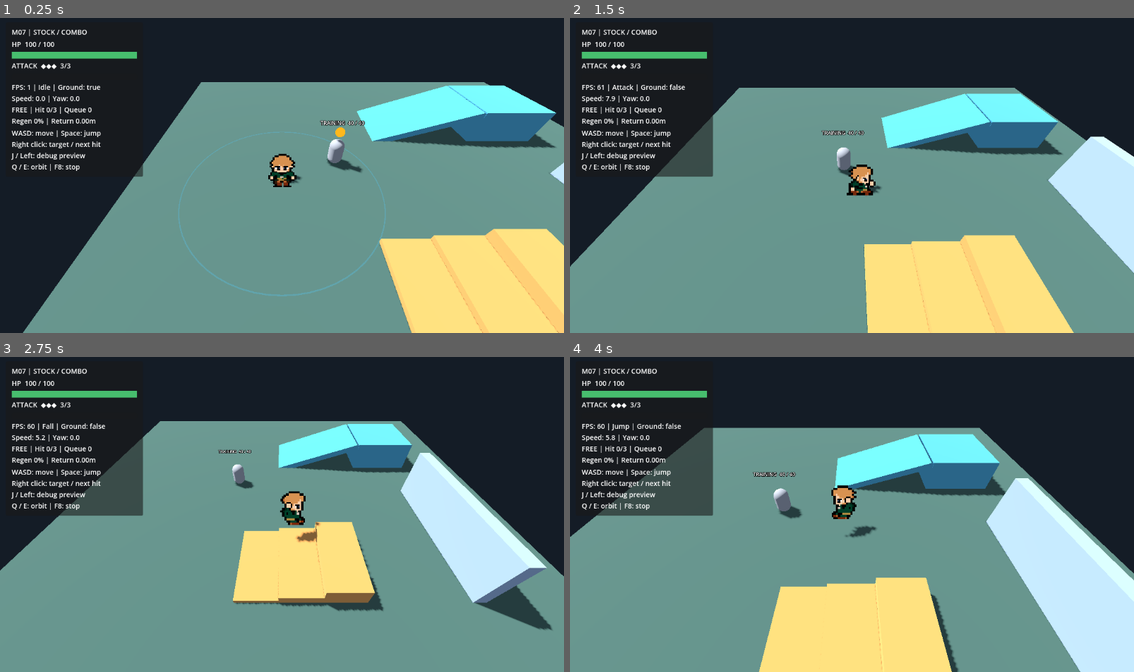
Above: before the commit, frames 1-4 (two rows, left to right).
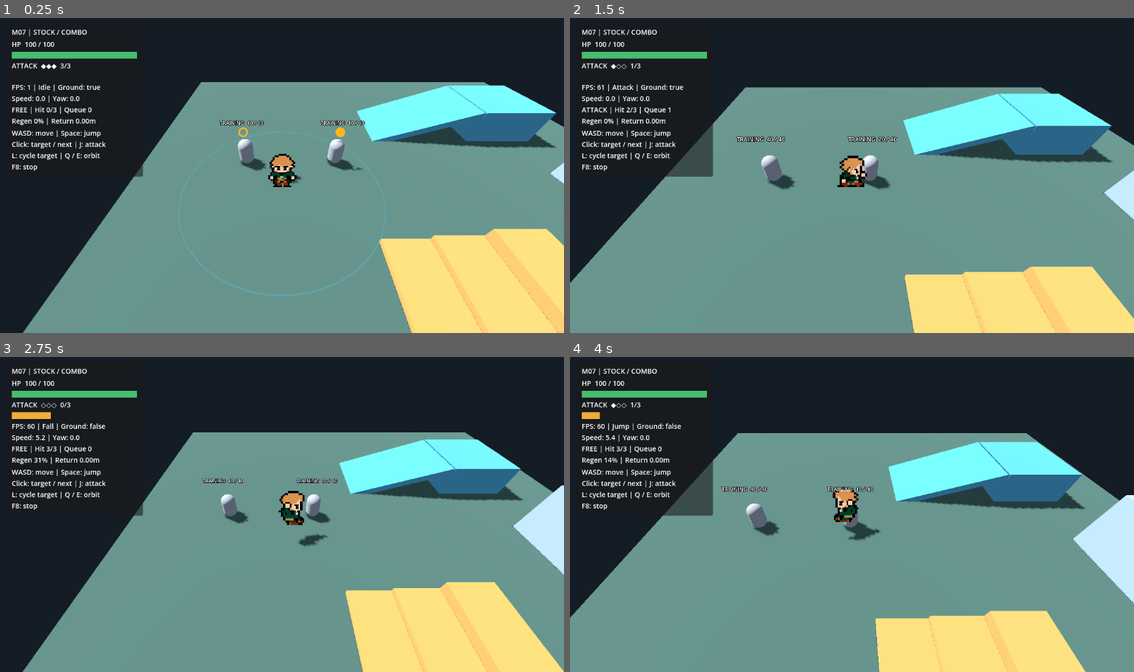
Above: after the commit, the same moments.

Repository: holy572782/forgotten-world
Game: Godot game, scene res://scenes/main.tscn
The game is run twice, just before and just after one commit, with the same random seed, the same clock (stepped at 60 frames per second) and the same inputs.
Inputs (mouse positions are in pixels of both pictures, inside the frame that each line leads up to):
- Up to frame 1 (0.25 s): no input
- Up to frame 2 (1.5 s): tap J (attack) at 0.5 s; move the mouse to (976, 159) at 0.52 s; hold D (move_right) 0.53-1.28 s; hold J (attack) 0.53-1.28 s; click (976, 159) at 0.67 s; tap Space (jump) at 0.77, 1.07 s; tap L (lock_on) at 0.8, 1.35 s; move the mouse to (739, 191) at 1.27 s; hold S (move_down) from 1.28 s (still down); click (739, 191) at 1.42 s
- Up to frame 3 (2.75 s): tap Space (jump) at 1.52, 1.82, 2.3 s; right-click (169, 530) at 1.55 s; tap J (attack) at 2 s; move the mouse to (338, 445) at 2.02 s; release S (move_down) at 2.03 s; hold D (move_right) from 2.03 s (still down); hold Right mouse button (target_attack) from 2.03 s (still down); click (338, 445) at 2.17 s
- Up to frame 4 (4 s): tap J (attack) at 2.75, 3.05, 3.5 s; move the mouse to (823, 577) at 2.77 s; release D (move_right) at 2.78 s; release Right mouse button (target_attack) at 2.78 s; hold W (move_up) 2.78-3.53 s; tap Space (jump) at 2.85, 3.02, 3.32, 3.77 s; click (823, 577) at 2.92 s; move the mouse to (1021, 561) at 3.52 s; hold A (move_left) from 3.53 s (still down); hold J (attack) from 3.53 s (still down); click (1021, 561) at 3.67 s; tap L (lock_on) at 3.8 s

The runs differ from the first frame. In frame 1, 0.9% of the frame differs, in the area x 2-65%, y 32-49%; in frame 2, 18%; in frame 3, 40%, in the area x 0-100%, y 14-100%; in frame 4, 35%.

Commit message:
M07: Improve target selection and combo readability
左クリック・J・パッド攻撃とL対象切り替えを統合。
金色の選択マーク、コンボ中の対象固定、武器設定による攻撃間の構えを追加。
ヘッドレス回帰・実描画30/60fps検査に合格。
仕様・ADR・進捗を更新。M07はユーザー手動検証待ち。

Diff:
--- a/scenes/main.tscn
+++ b/scenes/main.tscn
@@ -22,6 +22,9 @@
 [node name="TrainingEnemy" parent="." unique_id=1499488101 instance=ExtResource("7_enemy")]
 transform = Transform3D(1, 0, 0, 0, 1, 0, 0, 0, 1, -3, 0, -2)
 
+[node name="TrainingEnemySecond" parent="." instance=ExtResource("7_enemy")]
+position = Vector3(-8, 0, -2)
+
 [node name="CameraRig" parent="." unique_id=236761302 node_paths=PackedStringArray("target") instance=ExtResource("4_camera")]
 target = NodePath("../Player")
 
--- a/scenes/ui/hud.tscn
+++ b/scenes/ui/hud.tscn
@@ -76,6 +76,6 @@
 [node name="Controls" type="Label" parent="Root/Panel/Margin/Rows"]
 layout_mode = 2
 text = "WASD: move | Space: jump
-Right click: target / next hit
-J / Left: debug preview
-Q / E: orbit | F8: stop"
+Click: target / next | J: attack
+L: cycle target | Q / E: orbit
+F8: stop"
--- a/scripts/combat/targetable.gd
+++ b/scripts/combat/targetable.gd
@@ -6,9 +6,20 @@
 @export var click_collider_paths: Array[NodePath] = []
 @onready var health: HealthComponent = get_node(health_path)
 @onready var marker: Area3D = $Marker
+var selected := false
+var _filled_mesh: ImmediateMesh
+var _hollow_mesh: ImmediateMesh
 
 func _ready() -> void:
 	add_to_group("combat_targets")
+	_filled_mesh = _make_marker(0.0)
+	_hollow_mesh = _make_marker(0.17)
+	var material := StandardMaterial3D.new()
+	material.shading_mode = BaseMaterial3D.SHADING_MODE_UNSHADED
+	material.albedo_color = Color(1.0, 0.72, 0.12)
+	material.billboard_mode = BaseMaterial3D.BILLBOARD_ENABLED
+	material.cull_mode = BaseMaterial3D.CULL_DISABLED
+	$Marker/Mesh.material_override = material
 	set_available(false)
 	health.hp_changed.connect(_update_label)
 	_update_label(health.current_hp, health.max_hp)
@@ -24,9 +35,22 @@
 			return true
 	return false
 
-func set_available(available: bool) -> void:
+func set_available(available: bool, is_selected: bool = false) -> void:
+	selected = available and is_selected
+	$Marker/Mesh.mesh = _filled_mesh if selected else _hollow_mesh
 	marker.visible = available
 	marker.collision_layer = 8 if available else 0
 
+func _make_marker(inner_radius: float) -> ImmediateMesh:
+	var mesh := ImmediateMesh.new()
+	mesh.surface_begin(Mesh.PRIMITIVE_TRIANGLES)
+	for index in range(32):
+		var a := Vector3(cos(TAU * index / 32.0), sin(TAU * index / 32.0), 0.0)
+		var b := Vector3(cos(TAU * (index + 1) / 32.0), sin(TAU * (index + 1) / 32.0), 0.0)
+		for vertex in [a * 0.25, b * 0.25, a * inner_radius, b * 0.25, b * inner_radius, a * inner_radius]:
+			mesh.surface_add_vertex(vertex)
+	mesh.surface_end()
+	return mesh
+
 func _update_label(current: float, maximum: float) -> void:
 	$HealthLabel.text = "TRAINING  %d / %d" % [ceili(current), ceili(maximum)]
--- a/scripts/combat/weapon_data.gd
+++ b/scripts/combat/weapon_data.gd
@@ -8,6 +8,8 @@
 @export_range(0.5, 20.0) var attack_range: float = 5.0
 @export_range(0.0, 2.0) var combo_input_window: float = 0.5
 @export_range(1, 99) var stock_cost_per_hit: int = 1
-## Reserved for later animation work; M07 uses the existing animation unchanged.
+@export_range(0.1, 2.0) var attack_duration: float = 0.32
+@export_range(0.0, 1.0) var combo_stance_duration: float = 0.12
 @export_range(0.1, 5.0) var attack_speed_multiplier: float = 1.0
+## Reserved: M07 repeats the existing animation for all strikes.
 @export var animation_profile: Resource
--- a/scripts/player/player_sprite.gd
+++ b/scripts/player/player_sprite.gd
@@ -40,19 +40,25 @@
 	material_override.set_shader_parameter("sprite_sheet", texture.atlas)
 
 func _unhandled_input(event: InputEvent) -> void:
-	if is_instance_valid(body.combat) and body.combat.is_busy():
+	# Combat owns attack input. Keep the legacy preview only in isolated fixtures.
+	if is_instance_valid(body.combat):
 		return
 	if OS.is_debug_build() and event.is_action_pressed("attack") and not event.is_echo():
 		request_attack_preview()
 
-func request_attack_preview() -> bool:
+func request_attack_preview(duration: float = 0.0) -> bool:
 	if _attacking:
 		return false
 	_attacking = true
 	_attack_facing = body.facing_world
 	state = &"Attack"
 	var sector := Controller.direction_sector(_attack_facing, body._movement_basis(), 4)
-	play(StringName("attack_" + SIDES[sector]))
+	var attack_animation := StringName("attack_" + SIDES[sector])
+	var original_duration := 0.0
+	for index in range(sprite_frames.get_frame_count(attack_animation)):
+		original_duration += sprite_frames.get_frame_duration(attack_animation, index) / sprite_frames.get_animation_speed(attack_animation)
+	speed_scale = original_duration / duration if duration > 0.0 else 1.0
+	play(attack_animation)
 	set_frame_and_progress(0, 0.0)
 	_sync_shadow()
 	attack_started.emit()
@@ -61,6 +67,7 @@
 func _on_animation_finished() -> void:
 	if _attacking and String(animation).begins_with("attack_"):
 		_attacking = false
+		speed_scale = 1.0
 		attack_completed.emit()
 		_process(0.0)
 
@@ -76,6 +83,12 @@
 		state = combat_pose
 		if combat_pose == &"Attack":
 			return # Hold the final attack pose until the physics state starts Return.
+		if combat_pose == &"Stance":
+			_select_animation(DIRECTIONS[sector])
+			stop()
+			frame = 0
+			_sync_shadow()
+			return
 		_select_animation(StringName("jump_" + SIDES[sector]))
 		stop()
 		frame = 0 if combat_pose == &"Approach" else 1
--- a/scripts/player/target_dash.gd
+++ b/scripts/player/target_dash.gd
@@ -23,6 +23,7 @@
 var return_error := 0.0
 var last_result := ""
 var target: Node3D
+var selected_target: Node3D
 var _target_anchor := Vector3.ZERO
 var _destination := Vector3.ZERO
 var _travel_start := Vector3.ZERO
@@ -32,6 +33,8 @@
 var _hit_done := false
 var _attack_finished := false
 var _pending_click := false
+var _pending_selected_attack := false
+var _pending_cycles := 0
 var _click_position := Vector2.ZERO
 var _ring: MeshInstance3D
 @onready var body: CharacterBody3D = get_parent()
@@ -64,21 +67,34 @@
 	return state != State.Idle
 
 func _unhandled_input(event: InputEvent) -> void:
-	if event is InputEventMouseButton and event.is_action_pressed("target_attack"):
-		if not is_busy():
+	if event.is_echo(): return
+	if event.is_action_pressed("lock_on"):
+		if not is_busy(): _pending_cycles += 1
+		get_viewport().set_input_as_handled()
+	elif event.is_action_pressed("attack") or event.is_action_pressed("target_attack"):
+		if is_busy():
+			request_followup()
+		elif not _pending_click and not _pending_selected_attack and event is InputEventMouseButton:
 			_pending_click = true
 			_click_position = event.position
-		else:
-			request_followup()
+		elif not _pending_click:
+			_pending_selected_attack = true
 		get_viewport().set_input_as_handled()
 
 func physics_step(delta: float) -> void:
 	var was_busy := is_busy()
+	if not is_busy():
+		_refresh_selection()
+		for index in range(_pending_cycles): cycle_target()
+	_pending_cycles = 0
 	if _pending_click:
 		_pending_click = false
 		var selected := pick_target(_click_position)
 		if selected != null:
 			request_attack(selected)
+	elif _pending_selected_attack and not is_busy():
+		request_attack(selected_target)
+	_pending_selected_attack = false
 	if is_busy():
 		_elapsed += delta
 		match state:
@@ -90,16 +106,47 @@
 	_update_markers()
 
 func _update_markers() -> void:
+	if not is_busy(): _refresh_selection()
 	var near_enemy := false
 	for candidate in get_tree().get_nodes_in_group("combat_targets"):
 		if body.global_position.distance_to(candidate.global_position) <= equipped_weapon.attack_range + 2.0:
 			near_enemy = true
-		candidate.set_available(not is_busy() and can_select(candidate))
+		candidate.set_available(not is_busy() and can_select(candidate), candidate == selected_target)
 	_ring.visible = near_enemy and not is_busy() and body.is_on_floor()
 	var mesh: TorusMesh = _ring.mesh
 	if not is_equal_approx(mesh.outer_radius, equipped_weapon.attack_range + 0.025):
 		mesh.inner_radius = equipped_weapon.attack_range - 0.025
 		mesh.outer_radius = equipped_weapon.attack_range + 0.025
+
+func valid_candidates() -> Array[Node3D]:
+	var candidates: Array[Node3D] = []
+	for candidate in get_tree().get_nodes_in_group("combat_targets"):
+		if can_select(candidate): candidates.append(candidate)
+	# Scene paths provide a stable order independent of facing/camera/group iteration.
+	candidates.sort_custom(func(a: Node3D, b: Node3D): return String(a.get_path()) < String(b.get_path()))
+	return candidates
+
+func _refresh_selection() -> void:
+	if is_instance_valid(selected_target) and can_select(selected_target): return
+	selected_target = null
+	var best_dot := -2.0
+	var facing := Vector3(body.facing_world.x, 0.0, body.facing_world.z).normalized()
+	for candidate in valid_candidates():
+		var direction := candidate.global_position - body.global_position
+		direction.y = 0.0
+		var alignment := facing.dot(direction.normalized())
+		if alignment > best_dot:
+			best_dot = alignment
+			selected_target = candidate
+
+func cycle_target() -> void:
+	if is_busy(): return
+	var candidates := valid_candidates()
+	if candidates.is_empty():
+		selected_target = null
+		return
+	var index := candidates.find(selected_target)
+	selected_target = candidates[(index + 1) % candidates.size()]
 
 func pick_target(screen_position: Vector2) -> Node3D:
 	var camera := get_viewport().get_camera_3d()
@@ -143,6 +190,7 @@
 	return_error = 0.0
 	last_result = ""
 	target = candidate
+	selected_target = candidate
 	_target_anchor = candidate.global_position
 	_destination = attack_position(candidate)
 	_face_target()
@@ -179,7 +227,8 @@
 	_attack_finished = false
 	sprite.combat_pose = &"Attack"
 	_set_state(State.Attack)
-	if not sprite.request_attack_preview():
+	var duration := _active_weapon.attack_duration / maxf(0.1, _active_weapon.attack_speed_multiplier)
+	if not sprite.request_attack_preview(duration):
 		_begin_return("Animation unavailable")
 		return
 	stock.spend(_active_weapon.stock_cost_per_hit)
@@ -240,11 +289,17 @@
 func _on_finished() -> void:
 	if state == State.Attack:
 		_attack_finished = true
+		_waiting = true
+		_grace_elapsed = 0.0
+		sprite.combat_pose = &"Stance"
 
 func _attack(delta: float) -> void:
 	body.velocity = Vector3.ZERO
 	if not _target_valid():
 		_begin_return("Target lost or moved")
+		return
+	if not Path.sight(body, target.global_position) or not Path.clear(body, body.global_position, settings, body.global_position):
+		_begin_return("Attack path blocked")
 		return
 	_face_target()
 	if _hit_pending and not _hit_done:
@@ -255,25 +310,25 @@
 	if not _target_valid():
 		_begin_return("Target lost or defeated")
 		return
-	if not _attack_finished and _elapsed >= settings.attack_timeout:
+	var timeout := maxf(settings.attack_timeout, _active_weapon.attack_duration / maxf(0.1, _active_weapon.attack_speed_multiplier) + 0.5)
+	if not _attack_finished and _elapsed >= timeout:
 		_begin_return("Animation timeout")
 	elif _attack_finished:
 		if combo_hits >= _active_weapon.max_combo_hits or not stock.can_spend(_active_weapon.stock_cost_per_hit):
 			_begin_return("Combo finished")
-		elif queued:
-			_start_strike()
-		elif not _waiting:
-			_waiting = true
-			_grace_elapsed = 0.0
 		else:
 			_grace_elapsed += delta
-			if _grace_elapsed >= _active_weapon.combo_input_window: _begin_return("Input window ended")
+			if queued:
+				if _grace_elapsed >= _active_weapon.combo_stance_duration: _start_strike()
+			elif _grace_elapsed >= _active_weapon.combo_input_window:
+				_begin_return("Input window ended")
 
 func _begin_return(reason: String) -> void:
 	queued = false
 	_waiting = false
 	last_result = reason
 	sprite._attacking = false
+	sprite.speed_scale = 1.0
 	_begin_travel(State.Return, return_anchor, settings.return_speed)
 
 func _return(delta: float) -> void:
@@ -295,12 +350,17 @@
 
 func cancel() -> void:
 	_pending_click = false
+	_pending_selected_attack = false
+	_pending_cycles = 0
 	queued = false
 	if not is_busy(): return
 	last_result = "Cancelled"
 	sprite._attacking = false
+	sprite.speed_scale = 1.0
 	_finish()
 
 func _exit_tree() -> void:
 	queued = false
 	_pending_click = false
+	_pending_selected_attack = false
+	_pending_cycles = 0
--- a/scripts/ui/hud.gd
+++ b/scripts/ui/hud.gd
@@ -11,9 +11,8 @@
 var stock: AttackStockComponent
 
 func _ready() -> void:
-	# Every Control ignores mouse input so left-click preview works over the HUD.
+	# The panel consumes mouse combat actions before unhandled combat input.
 	_ignore_mouse($Root)
-	# M06: only right-click is consumed over the panel; retain M05 preview input.
 	panel.mouse_filter = Control.MOUSE_FILTER_PASS
 	panel.gui_input.connect(_panel_input)
 	get_viewport().size_changed.connect(_layout_panel)
@@ -35,7 +34,7 @@
 		_ignore_mouse(child)
 
 func _panel_input(event: InputEvent) -> void:
-	if event is InputEventMouseButton and event.button_index == MOUSE_BUTTON_RIGHT:
+	if event is InputEventMouseButton and (event.is_action("attack") or event.is_action("target_attack")):
 		panel.accept_event()
 
 func _layout_panel() -> void:
--- a/tests/m05_animations.gd
+++ b/tests/m05_animations.gd
@@ -31,25 +31,10 @@
 	await _reset(Vector3(0, 0, 6), 0)
 	await _ticks(10)
 	_check(sprite.state == &"Idle", "Idle after spawn")
-	for mouse in [false, true]:
-		var event: InputEvent
-		if mouse:
-			event = InputEventMouseButton.new()
-			event.button_index = MOUSE_BUTTON_LEFT
-			event.position = Vector2(40, 40) # Also exercise clicks over the HUD.
-		else:
-			event = InputEventKey.new()
-			event.physical_keycode = KEY_J
-		event.pressed = true
-		Input.parse_input_event(event)
-		Input.flush_buffered_events()
-		await process_frame
-		_check(sprite.state == &"Attack", "J / left mouse attack")
+	# M07 owns J/mouse; retain M05 animation checks through the presentation API.
+	for attempt in range(2):
+		_check(sprite.request_attack_preview(), "Preview API starts animation")
 		_check(not sprite.request_attack_preview(), "Reject overlapping attack")
-		event = event.duplicate()
-		event.pressed = false
-		Input.parse_input_event(event)
-		Input.flush_buffered_events()
 		held.move_right = 1.0
 		held.camera_right = 1.0
 		var seen: Array[int] = []
@@ -84,7 +69,7 @@
 	held.clear()
 	_refresh()
 	for failure in failures: push_error(failure)
-	if failures.is_empty(): print("PASS M05 animations: 36 regions, source pixels, foot pivots, J/mouse, complete attack and return, orbit, jump/fall/land")
+	if failures.is_empty(): print("PASS M05 animations: 36 regions, source pixels, foot pivots, preview API, complete attack and return, orbit, jump/fall/land")
 	main.free()
 	quit(0 if failures.is_empty() else 1)
 
--- a/tests/m06_target_dash.gd
+++ b/tests/m06_target_dash.gd
@@ -111,7 +111,7 @@
 	for index in range(120):
 		_check(not combat.request_attack(target), "Busy rejects repeated attack")
 		if combat.state == combat.State.Attack:
-			_check(String(sprite.animation).begins_with("attack_"), "Attack image")
+			_check(String(sprite.animation).begins_with("walk_") if combat._waiting else String(sprite.animation).begins_with("attack_"), "Attack / inter-hit stance image")
 			_check(player.facing_world.dot((target.global_position - player.global_position).normalized()) > 0.99, "Faces target")
 		Input.action_press("move_left")
 		Input.action_press("jump")
--- a/tests/m07_combo.gd
+++ b/tests/m07_combo.gd
@@ -123,7 +123,7 @@
 		await _ticks(1)
 		if combat._waiting: break
 	_check(combat._waiting and combat.request_followup(), "Input after animation accepted")
-	await _ticks(2)
+	await _ticks(10)
 	_check(combat.combo_hits == 2 and stock.current == 1, "Grace starts one next strike")
 	_check(combat.request_followup(), "Cancel pending reservation")
 	target.health.damage(1000)
--- /dev/null
+++ b/tests/m07_controls.gd
@@ -0,0 +1,194 @@
+extends "res://tests/m06_target_dash.gd"
+var second: Node3D
+var start_times: Array[float] = []
+var end_times: Array[float] = []
+var stance_ticks := 0
+
+func _action(action: String, pressed: bool = true) -> void:
+	var event := InputEventAction.new()
+	event.action = action
+	event.pressed = pressed
+	Input.parse_input_event(event)
+	Input.flush_buffered_events()
+
+func _tap(action: String) -> void:
+	_action(action)
+	_action(action, false)
+
+func _ticks(count: int) -> void:
+	for i in range(count):
+		await super._ticks(1)
+		if combat._waiting:
+			stance_ticks += 1
+			_check(sprite.state == &"Stance" and String(sprite.animation).begins_with("walk_"), "Directional walk stance")
+			_check(not sprite.is_playing() and sprite.frame == 0, "Stance is a still frame")
+
+func _run() -> void:
+	root.size = Vector2i(1152,720)
+	Engine.max_fps = 30 if "--fps30" in OS.get_cmdline_user_args() else 60
+	main = load("res://scenes/main.tscn").instantiate()
+	# Use a named fixture so cyclic-order assertions remain independent of demo setup.
+	main.get_node("TrainingEnemySecond").free()
+	root.add_child(main)
+	player = main.get_node("Player")
+	combat = player.get_node("TargetDash")
+	sprite = player.get_node("AnimatedSprite3D")
+	enemy = main.get_node("TrainingEnemy")
+	target = enemy.get_node("Targetable")
+	second = load("res://scenes/enemies/training_enemy.tscn").instantiate()
+	second.name = "SecondCandidate"
+	main.add_child(second)
+	second.global_position = Vector3(-8,0,-2)
+	var other = second.get_node("Targetable")
+	await _ticks(20)
+	var origin := player.global_position
+	combat.selected_target = null
+	player.facing_world = (other.global_position - origin).normalized()
+	await _ticks(2)
+	_check(combat.selected_target == other, "Initial selection closest to facing")
+	_check(other.selected and not target.selected and target.marker.visible, "Filled selected and hollow candidate")
+	_check(other.get_node("Marker/Mesh").mesh == other._filled_mesh and target.get_node("Marker/Mesh").mesh == target._hollow_mesh, "Distinct marker meshes")
+	player.facing_world = (target.global_position - origin).normalized()
+	await _ticks(2)
+	_check(combat.selected_target == other, "Existing selection retained despite changed facing")
+	var ordered = combat.valid_candidates()
+	_tap("lock_on")
+	await _ticks(2)
+	_check(combat.selected_target == target and target.selected and not other.selected, "L changes selected marker")
+	_tap("lock_on")
+	await _ticks(2)
+	_check(combat.selected_target == other and combat.valid_candidates() == ordered, "Stable cyclic order")
+	_tap("lock_on")
+	_tap("lock_on")
+	await _ticks(2)
+	_check(combat.selected_target == other, "Each cycle press retained within one physics tick")
+	if "--capture" in OS.get_cmdline_user_args():
+		await RenderingServer.frame_post_draw
+		root.get_texture().get_image().save_png("res://.godot/m07_controls_markers.png")
+	# Both left and right clicks over UI are consumed.
+	for button in [MOUSE_BUTTON_LEFT,MOUSE_BUTTON_RIGHT]:
+		_click(Vector2(20,20),button)
+		await _ticks(2)
+		_check(not combat.is_busy() and not sprite._attacking, "UI click has no attack or preview")
+	_click(Vector2(1100,690),MOUSE_BUTTON_LEFT)
+	await _ticks(2)
+	_check(not combat.is_busy() and combat.stock.current == 3, "Empty click does not auto-select attack")
+	combat.hit.connect(func(_t: Node): hits += 1; _check(sprite.frame == combat.settings.hit_frame, "Hit frame synchronized"))
+	combat.attack_accepted.connect(func(_id: int, _count: int): start_times.append(Time.get_ticks_msec()/1000.0))
+	sprite.attack_completed.connect(func(): end_times.append(Time.get_ticks_msec()/1000.0))
+	var camera: Camera3D = main.get_node("CameraRig").camera
+	_click(camera.unproject_position(enemy.global_position + Vector3.UP * 0.75),MOUSE_BUTTON_LEFT)
+	await _ticks(2)
+	_check(combat.target == target and combat.combo_hits == 0, "Left click starts approach to explicit body")
+	var anchor: Vector3 = combat.return_anchor
+	_tap("lock_on")
+	_click(camera.unproject_position(second.global_position + Vector3.UP * 0.75),MOUSE_BUTTON_LEFT)
+	_check(combat.queued and combat.stock.current == 3, "Click other enemy reserves same target without spending")
+	for i in range(5): _tap("attack")
+	await _ticks(2)
+	_check(combat.target == target and combat.selected_target == target, "Combo target fixed; L ignored")
+	for i in range(120):
+		await _ticks(1)
+		if combat.combo_hits == 2: break
+	_check(combat.combo_hits == 2 and combat.stock.current == 1 and stance_ticks > 0, "Second strike after stance")
+	_check(start_times.size() == 2 and end_times.size() >= 1, "Timing events present")
+	if start_times.size() == 2 and not end_times.is_empty():
+		var attack_seconds := end_times[0] - start_times[0]
+		var stance_seconds := start_times[1] - end_times[0]
+		print("TIMING attack=",attack_seconds," stance=",stance_seconds)
+		_check(absf(attack_seconds - 0.32) < 0.07, "Attack near 0.32 seconds")
+		_check(stance_seconds >= 0.10 and stance_seconds < 0.19, "Stance near 0.12 seconds")
+	_tap("attack")
+	_click(Vector2(1100,690),MOUSE_BUTTON_LEFT)
+	await _wait_idle()
+	_check(hits == 3 and target.health.current_hp == 10 and other.health.current_hp == 40, "All three hits stay on first enemy")
+	_check(player.global_position.distance_to(anchor) < 0.03 and not combat.queued, "Safe return after combo")
+	await _settle(origin)
+	# Selected target is retained after mouse attack while valid; J needs no cursor.
+	_check(combat.selected_target == target, "Mouse choice retained after recovery")
+	_tap("lock_on")
+	await _ticks(2)
+	_check(combat.selected_target == other, "L works again in FREE")
+	var key := InputEventKey.new()
+	key.physical_keycode = KEY_J
+	key.pressed = true
+	Input.parse_input_event(key)
+	Input.flush_buffered_events()
+	await _ticks(2)
+	_check(combat.target == other, "J/action attacks filled target")
+	var echo := InputEventKey.new()
+	echo.physical_keycode = KEY_J
+	echo.pressed = true
+	echo.echo = true
+	Input.parse_input_event(echo)
+	Input.flush_buffered_events()
+	await _wait_idle()
+	key.pressed = false
+	Input.parse_input_event(key)
+	Input.flush_buffered_events()
+	_check(other.health.current_hp == 30 and hits == 4, "Held attack and key echo do not combo")
+	# A lost candidate chooses the best remaining one, then 1/0 candidate cycling.
+	second.hide()
+	await _ticks(3)
+	_check(combat.selected_target == target, "Lost selected candidate reselects")
+	_tap("lock_on")
+	await _ticks(2)
+	_check(combat.selected_target == target, "Single candidate retained")
+	enemy.hide()
+	await _ticks(2)
+	_tap("lock_on")
+	_tap("attack")
+	await _ticks(2)
+	_check(combat.selected_target == null and not combat.is_busy(), "Zero candidates clear and reject attack")
+	enemy.show()
+	second.show()
+	await _settle(origin)
+	# Existing gamepad bindings use the same action paths.
+	var pad := InputEventJoypadButton.new()
+	pad.button_index = JOY_BUTTON_RIGHT_STICK
+	pad.pressed = true
+	var previous = combat.selected_target
+	Input.parse_input_event(pad)
+	Input.flush_buffered_events()
+	pad.pressed = false
+	Input.parse_input_event(pad)
+	Input.flush_buffered_events()
+	await _ticks(2)
+	_check(combat.selected_target != previous, "Pad lock_on cycles")
+	pad.button_index = JOY_BUTTON_X
+	pad.pressed = true
+	Input.parse_input_event(pad)
+	Input.flush_buffered_events()
+	await _ticks(2)
+	_check(combat.is_busy() and combat.target == combat.selected_target, "Pad west starts selected attack")
+	pad.pressed = false
+	Input.parse_input_event(pad)
+	Input.flush_buffered_events()
+	await _wait_idle()
+	await _settle(origin)
+	target.health.heal(40.0)
+	await _ticks(2) # Revival must reach the normal marker/collider update first.
+	_click(camera.unproject_position(target.marker.global_position),MOUSE_BUTTON_LEFT)
+	await _ticks(2)
+	_check(combat.target == target, "Left click gold marker selects explicitly")
+	await _wait_idle()
+	await _settle(origin)
+	# New obstacle during stance cancels the queued attack.
+	target.health.heal(40.0)
+	_check(combat.request_attack(target) and combat.request_followup(), "Obstacle test starts")
+	for i in range(120):
+		await _ticks(1)
+		if combat._waiting: break
+	_check(combat._waiting and combat.queued, "Reached queued stance before obstacle")
+	if "--capture" in OS.get_cmdline_user_args():
+		await RenderingServer.frame_post_draw
+		root.get_texture().get_image().save_png("res://.godot/m07_controls_stance.png")
+	var wall := _block(player.global_position.lerp(target.global_position,0.5)+Vector3.UP,Vector3(0.2,2,0.2))
+	await _wait_idle()
+	_check(not combat.queued and combat.stock.current == 2, "Blocked stance discards unpaid queue")
+	wall.free()
+	for failure in failures: push_error(failure)
+	if failures.is_empty(): print("PASS M07 controls: selection, markers, cycle, mouse/action, target lock, stance, hold, safety")
+	main.queue_free()
+	await process_frame
+	quit(0 if failures.is_empty() else 1)
--- /dev/null
+++ b/tests/m07_left_selection.gd
@@ -0,0 +1,4 @@
+extends "res://tests/m06_target_selection.gd"
+## Reuse M06 whole-body/registered-part/occlusion checks with the new left input.
+func _click(position: Vector2, button: int = MOUSE_BUTTON_LEFT) -> void:
+	super._click(position, button)
Not shown, added: tests/m07_controls.gd.uid
Not shown, added: tests/m07_left_selection.gd.uid
Not shown, changed: docs/08_DECISIONS.md
Not shown, changed: docs/10_SYSTEM_SPEC_GODOT.md
Not shown, changed: docs/11_CODEX_IMPLEMENTATION_PLAN.md
Not shown, changed: docs/12_TEST_PLAN.md
Not shown, changed: docs/14_TARGET_DASH_COMBAT_SPEC.md
Not shown, changed: docs/DEVELOPMENT_STATUS.md
